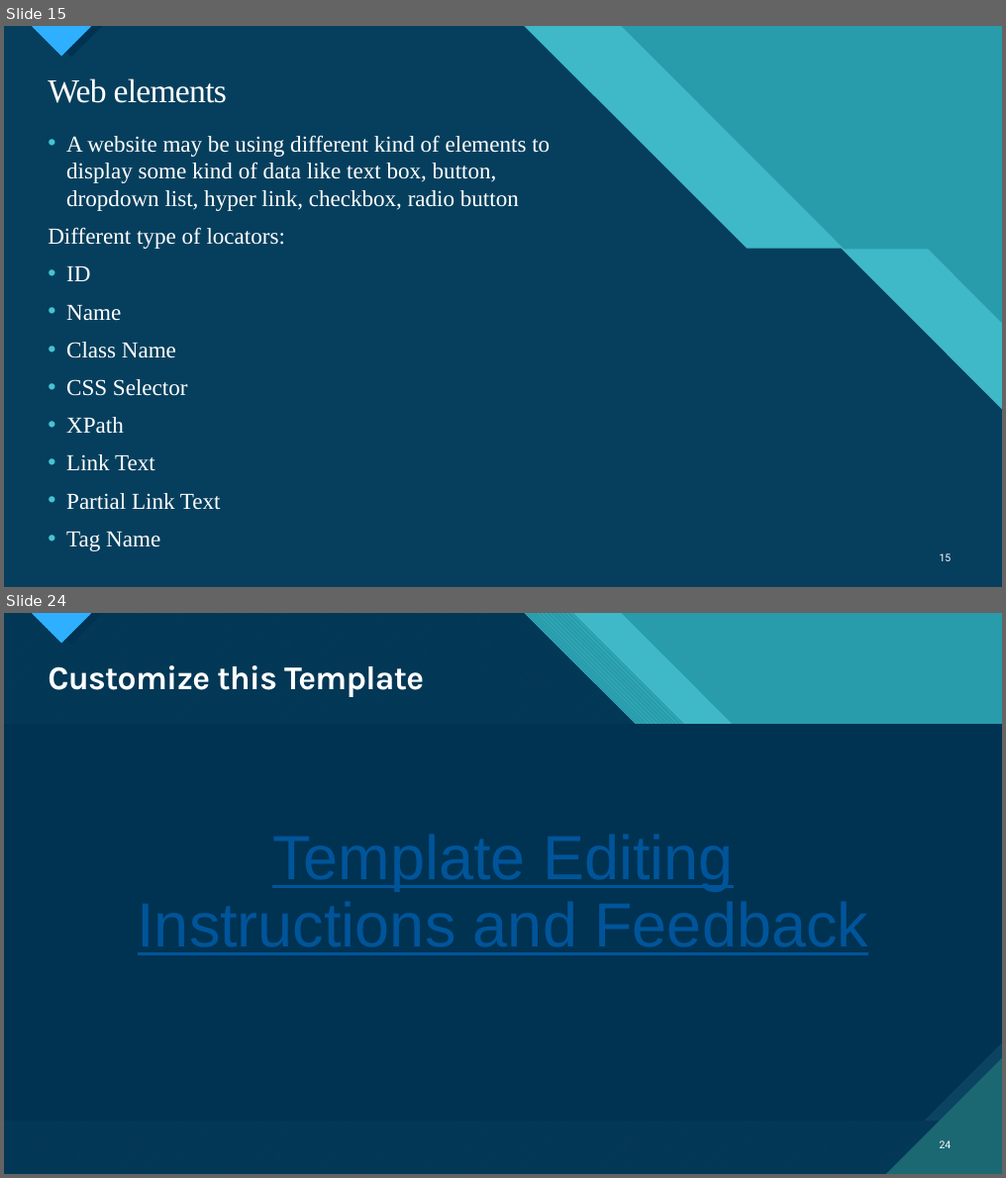
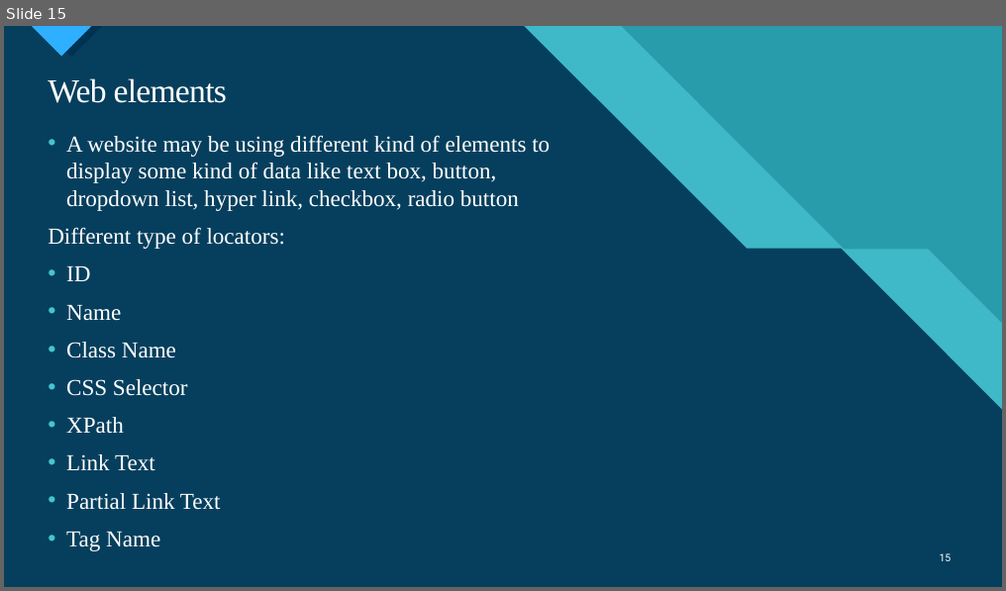
Before and after one commit to ngohungphuc/Presentation, a slide deck: Selenium/Specflow/Web Automation Test with Specflow.pptx. Shown one above the other, each under a label of ours: slides 15 and 24 before the commit, slide 15 after it; the slides between them are not shown. The pictures are 1006x1178 and 1006x591 pixels, drawn with LibreOffice and Linux fonts; fonts in the diff are those of the drawing. Boxes give left, top, right and bottom in pixels: in the first picture for what was removed or moved away, otherwise in the second. Text is boxed around its words. In the diff, an @@ line names an element or a change of style, - is before the commit and + after.

```diff
--- a/Selenium/Specflow/Web Automation Test with Specflow.pptx
+++ b/Selenium/Specflow/Web Automation Test with Specflow.pptx
@@ slide 24 removed at [4,613,1002,1174], background #47C3D3; not listed: 17 template elements that a slide beside it also shows @@
@@ freeform shape removed at [4,613,1002,1174] @@
@@ title removed at [48,665,424,697] @@
-Customize this Template
@@ page number removed at [940,1141,951,1149] @@
-24
```
Also in this commit, not shown: 2 slides added, 8 other slides removed.
